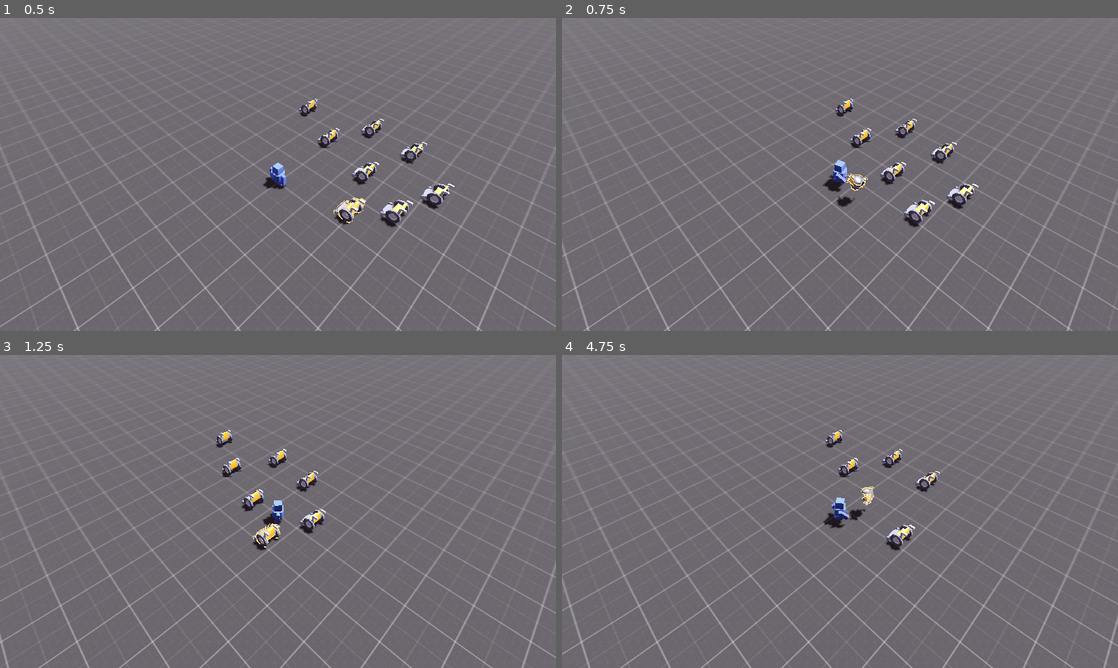
Above: before the commit, frames 1-4 (two rows, left to right).
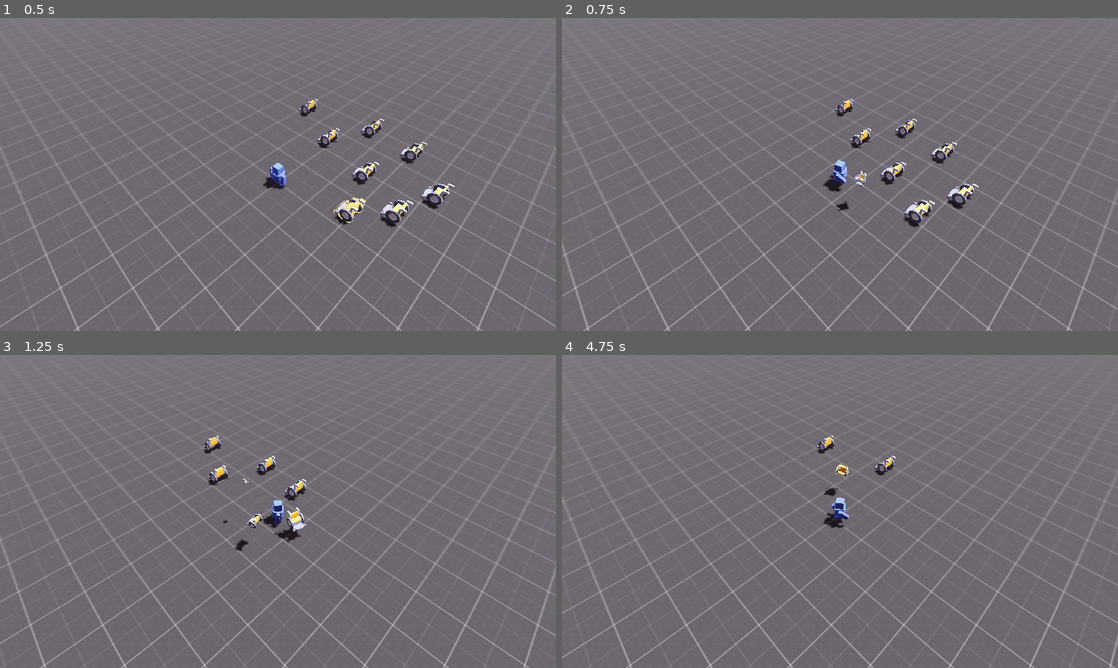
Above: after the commit, the same moments.

Repository: kurushimee/recycle-the-world
Game: Godot game, scene res://core/main.tscn
The game is run twice, just before and just after one commit, with the same random seed, the same clock (stepped at 60 frames per second) and the same inputs.
Inputs:
- Up to frame 1 (0.5 s): no input
- Up to frame 2 (0.75 s): tap Enter at 0.5 s; hold D (move_right) from 0.53 s (still down); hold Space (interact) from 0.53 s (still down)
- Up to frame 3 (1.25 s): keep holding D (move_right); keep holding Space (interact)
- Up to frame 4 (4.75 s): release D (move_right) at 1.28 s; release Space (interact) at 1.28 s; hold S (move_down) 1.28-2.03 s; tap Space (interact) at 1.35, 3.05, 4.55 s; hold D (move_right) 2.03-2.78 s; hold Space (interact) 2.03-2.78 s; tap 1 at 2.1 s; hold W (move_up) 2.78-3.53 s; tap 2 at 2.85 s; hold Space (interact) 3.53-4.28 s; hold A (move_left) from 3.53 s (still down); tap 3 at 3.6 s; tap 4 at 4.35 s

Frame 1 is identical in both runs. In frame 2, 0.2% of the frame differs, in the area x 49-55%, y 48-62%; in frame 3, 5.8%; in frame 4, 6.0%, in the area x 0-100%, y 23-100%.

Commit message:
continuous interaction

Diff:
--- a/entities/player/interaction.gd
+++ b/entities/player/interaction.gd
@@ -17,26 +17,33 @@
 	if _current_interactions.is_empty(): return
 
 	if _can_interact:
-		var last_nearest := _nearest_interaction
-		_current_interactions.sort_custom(_sort_by_nearest)
-		if _nearest_interaction != last_nearest:
-			last_nearest.set_highlight(false)
-
-		if _nearest_interaction.is_interactable:
-			_nearest_interaction.set_highlight(true)
+		_update_interactions()
+		# Continuously checks for interactions to allow holding down the button.
+		_try_interacting()
 	else:
 		_nearest_interaction.set_highlight(false)
 
 
-func _input(event: InputEvent) -> void:
-	if event.is_action_pressed(&"interact") and _can_interact:
-		if _nearest_interaction:
-			_can_interact = false
-			_nearest_interaction.set_highlight(false)
+func _update_interactions() -> void:
+	var last_nearest := _nearest_interaction
+	_current_interactions.sort_custom(_sort_by_nearest)
+	if _nearest_interaction != last_nearest:
+		last_nearest.set_highlight(false)
 
-			await _nearest_interaction.interact.call(owner)
+	if _nearest_interaction.is_interactable:
+		_nearest_interaction.set_highlight(true)
 
-			_can_interact = true
+
+func _try_interacting() -> void:
+	if not _can_interact: return
+	if not Input.is_action_pressed(&"interact"): return
+	if not _nearest_interaction: return
+
+	_can_interact = false
+	_nearest_interaction.set_highlight(false)
+
+	await _nearest_interaction.interact.call(owner)
+	_can_interact = true
 
 
 func _sort_by_nearest(a: Node3D, b: Node3D) -> bool:
--- a/objects/collectable_body/collectable_body.gd
+++ b/objects/collectable_body/collectable_body.gd
@@ -5,6 +5,7 @@
 
 const COLLECT_DURATION = 0.5
 const ARC_HEIGHT = 1.25
+const ROTATION_FACTOR = 2.0
 
 @export var _interactable: Interactable:
 	set(value):
@@ -28,7 +29,12 @@
 	tween.set_parallel(true)
 
 	tween.tween_property(self, "scale", Vector3.ZERO, COLLECT_DURATION).set_ease(Tween.EASE_IN)
-	tween.tween_property(self, "rotation", rotation + Vector3(randf_range(-TAU, TAU), TAU * 2, 0), COLLECT_DURATION)
+	tween.tween_property(
+		self,
+		"rotation",
+		rotation + Vector3(randf_range(-TAU, TAU), TAU * ROTATION_FACTOR, 0.0),
+		COLLECT_DURATION
+	)
 	tween.tween_method(_arc_movement.bind(player, global_position), 0.0, 1.0, COLLECT_DURATION)
 
 	tween.tween_callback(queue_free).set_delay(COLLECT_DURATION)
